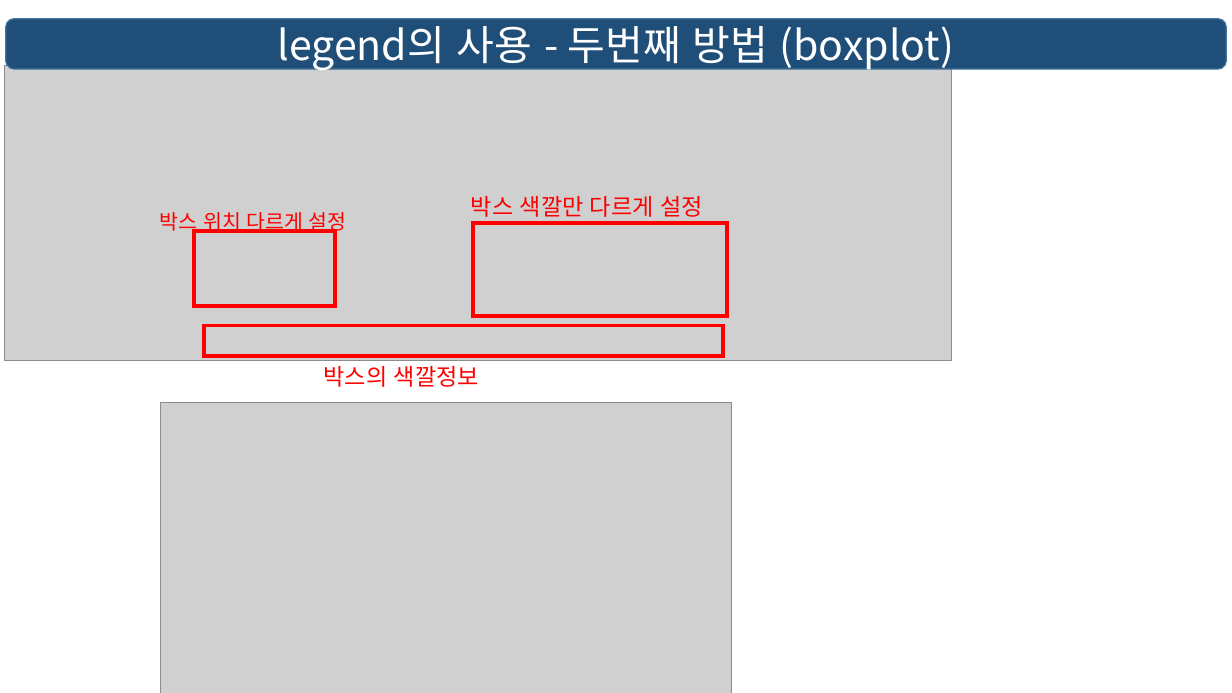
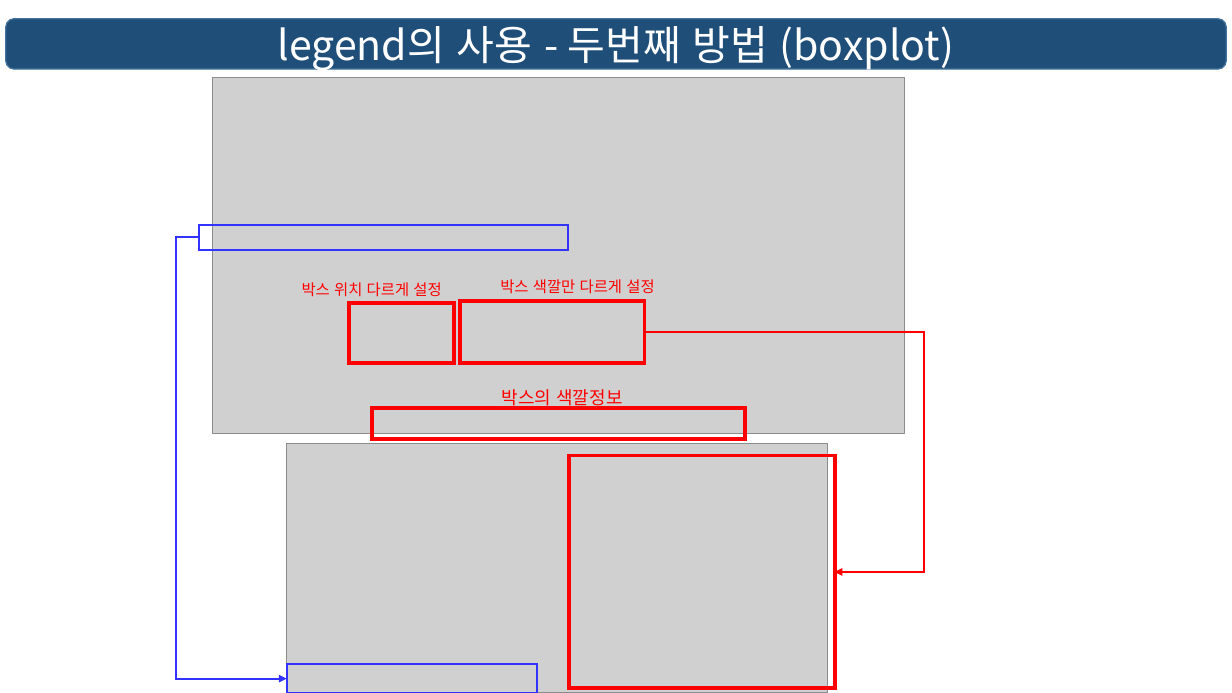
Before and after one commit to Woochang4862/USW-Data-Visualization, a slide deck: slide 30 of w11/데이터시각화(2024)_11w.pptx. Drawn at 1232x693 pixels with LibreOffice and Linux fonts; fonts in the diff are those of the drawing; grey boxes stand for pictures. Boxes give left, top, right and bottom in pixels: in the first picture for what was removed or moved away, otherwise in the second. Text is boxed around its words. In the diff, an @@ line names an element or a change of style, - is before the commit and + after.

```diff
--- a/w11/데이터시각화(2024)_11w.pptx
+++ b/w11/데이터시각화(2024)_11w.pptx
@@ picture: place and size @@
-picture at [5, 66, 952, 360]
+picture at [213, 78, 904, 434]
@@ elbow arrow added from (200, 238) to (287, 679), #3333FF 1.5 pt @@
@@ rectangle removed at [194, 231, 335, 305] @@
@@ rectangle added at [200, 225, 569, 250], outline #3333FF 1.5 pt @@
@@ text "박스 위치 다르게 설정": place and size @@
-text "박스 위치 다르게 설정" at [160, 212, 347, 235]
+text "박스 위치 다르게 설정" at [302, 282, 441, 297]
@@ text "박스 위치 다르게 설정" at [302, 282, 441, 297]: size 16 to 12 pt @@
@@ text "박스 색깔만 다르게 설정": place and size @@
-text "박스 색깔만 다르게 설정" at [471, 196, 703, 217]
+text "박스 색깔만 다르게 설정" at [500, 279, 654, 294]
@@ text "박스 색깔만 다르게 설정" at [500, 279, 654, 294]: size 18 to 12 pt @@
@@ rectangle: place and size @@
-rectangle at [204, 325, 724, 356]
+rectangle at [349, 303, 454, 363]
@@ rectangle: place and size @@
-rectangle at [473, 223, 726, 316]
+rectangle at [460, 300, 645, 362]
@@ elbow arrow added from (645, 332) to (835, 572), #FF0000 1.5 pt @@
@@ text "박스의 색깔정보": place and size @@
-text "박스의 색깔정보" at [324, 366, 479, 387]
+text "박스의 색깔정보" at [502, 389, 622, 410]
@@ text "박스의 색깔정보" at [502, 389, 622, 410]: size 18 to 14 pt @@
@@ rectangle added at [372, 408, 745, 438], outline #FF0000 3 pt @@
@@ picture: place and size @@
-picture at [161, 402, 732, 693]
+picture at [287, 444, 828, 693]
@@ rectangle added at [568, 456, 835, 689], outline #FF0000 3 pt @@
@@ rectangle added at [287, 665, 538, 693], outline #3333FF 1.5 pt @@
```
Also in this commit, not shown: 7 other files.
